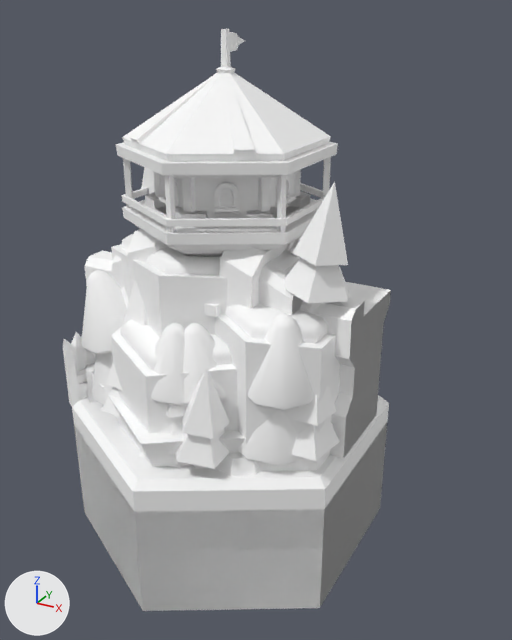
What one commit did to the glTF model apps/ui/src/assets/village/set.glb.
The view is the same before and after, from a camera (50 mm lens) standing at (2.32, -3.85, 2.6) and looking at (0.18, 0.05, 0.65). The axes (+X, +Y, +Z) are drawn at lower left. The lights are the same throughout. The first picture is the older version. Where no turn or scale is listed for an object, it has been applied to the vertices.

The older version as bpy lines, for what is in view:
```python
me_trees_a_large = bpy.data.meshes.new('trees_A_large')
me_trees_a_large.from_pydata(...)  # 468 vertices, 864 faces; spans x -0.97..0.97, y -0.98..0.98, z -0.46..0.46
me_trees_a_large.materials.append(mat_hexagons_medieval)  # white #ffffff
me_trees_b_large = bpy.data.meshes.new('trees_B_large')
me_trees_b_large.from_pydata(...)  # 784 vertices, 1540 faces; spans x -0.92..0.92, y -0.97..0.97, z -0.59..0.59
me_trees_b_large.materials.append(mat_hexagons_medieval)  # white #ffffff
me_wall_straight = bpy.data.meshes.new('wall_straight')
me_wall_straight.from_pydata(...)  # 329 vertices, 504 faces; spans x -1.0..1.0, y -0.4..0.4, z -0.55..0.55
me_wall_straight.materials.append(mat_hexagons_medieval)  # white #ffffff
ob_trees_a_large = bpy.data.objects.new('trees_A_large', me_trees_a_large)
ob_trees_a_large.location = (0.004, 0.008, 0.45)
ob_trees_b_large_1 = bpy.data.objects.new('trees_B_large', me_trees_b_large)
ob_trees_b_large_1.location = (0.018, 0.019, 0.565)
ob_wall_straight = bpy.data.objects.new('wall_straight', me_wall_straight)
ob_wall_straight.location = (0.0, 0.0, 0.55)
# also in view: 'mountain_A_grass_trees' at (0.03, 0.0, 1.09); 'hills_A_trees' at (0.06, -0.04, 0.67); 'hex_grass.001' at (0.0, 0.0, -0.5); 'building_grain' at (0.0, 0.0, 0.2); 'building_tower_A_top_blue' at (0.0, 0.0, 1.73)
```
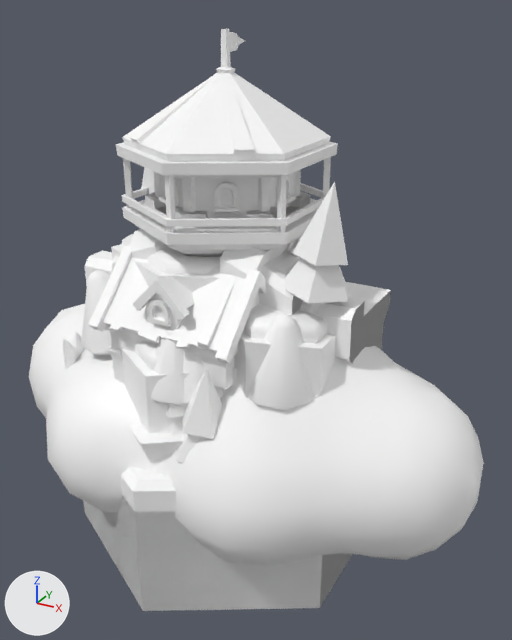
What the commit changed:
Mesh me_cloud_big is new.
It has 338 vertices, 672 faces and spans x -1.8..1.8, y -1.12..1.12, z -0.97..0.97.
It uses material mat_hexagons_medieval (white #ffffff).
Mesh me_building_watermill_blue is new.
It has 840 vertices, 1313 faces and spans x -0.49..0.49, y -0.62..0.62, z -0.78..0.78.
It uses material mat_hexagons_medieval (white #ffffff).
Object 'cloud_big.001' (ob_cloud_big_001) is new; it shows me_cloud_big.
Its location is (0.006, -0.027, 0.089).
Object 'building_watermill_blue.001' (ob_building_watermill_blue_001) is new; it shows me_building_watermill_blue.
Its location is (-0.004, -0.248, 0.434).

Location of each change, (x1, y1, x2, y2) in pixels of the pictures (512 x 640 px):
'cloud_big.001', added: after (29, 304, 484, 566)
'building_watermill_blue.001', added: after (88, 246, 266, 394)
'hex_grass.001', unchanged, covered by the edit: before (72, 395, 389, 611); after (83, 467, 351, 611)
'trees_A_large', unchanged, covered by the edit: before (102, 363, 340, 469); after (111, 364, 317, 463)
'hills_A_trees', unchanged, covered by the edit: before (100, 237, 301, 477); after (289, 237, 301, 260)
